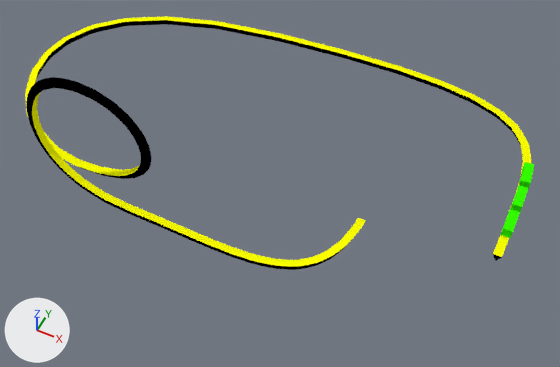
One commit to the Blender file 03-Scenes/rollercoaster3.6.blend: the scene before it, then after it.
One viewpoint serves both versions: a 50 mm lens placed at (15.6, -13.8, 24.8), pointed at (5.8, 5.8, 0.3). The axes (+X, +Y, +Z) are drawn at lower left. The lights are the same throughout.

Objects in the first picture: 'Cube', 'n1', 'n2', 'n3'.
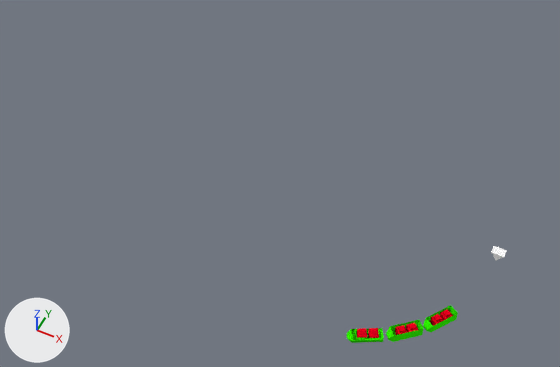
Location of each change, (x1, y1, x2, y2) in pixels of the pictures (560 x 367 px):
'Cube', recoloured, reshaped, modifiers changed (97% narrower, 94% shorter): before (25, 16, 531, 270); after (491, 246, 507, 261)
'n2', reshaped, recoloured, moved, turned: before (511, 185, 528, 212); after (386, 320, 424, 342)
'n3', reshaped, recoloured, moved, turned: before (519, 162, 535, 189); after (423, 305, 458, 332)
'Train=)+', added: after (347, 328, 384, 343)
'n1', hidden, added: before (501, 209, 520, 238)
part 1 of me_cube_004, built on: before (25, 16, 531, 267); after (491, 246, 507, 258)
part 2 of me_cube_002, added: after (368, 328, 379, 338)
part 3 of me_cube_002, added: after (357, 328, 367, 338)
part 4 of me_cube_002, built on: before (503, 162, 535, 232); after (347, 328, 384, 343)
part 5 of me_cube_002, shading changed: before (501, 181, 531, 238)

The change, as a diff of the scene's bpy script:
```diff
--- a/03-Scenes/rollercoaster3.6.blend.py
+++ b/03-Scenes/rollercoaster3.6.blend.py
@@ mat_material @@
 mat_material = diffuse_material('Material')
-mat_material.base_color = (0.0, 0.0, 0.0)  # black #000000
+mat_material.base_color = (1.0, 1.0, 1.0)  # white #ffffff
@@ mat_material_002 @@
 mat_material_002 = diffuse_material('Material.002')
-mat_material_002.base_color = (0.0344, 1.0, 0.0)  # green #34ff00
+mat_material_002.base_color = (0.8, 0.0, 0.0126)  # red #e7001d
@@ me_cube_004 @@
 # used by ob_cube; location = (0.0, 0.0, 0.0); scale = (0.183, 0.183, 0.183)
-me_cube_004.from_pydata(...)  # 6 vertices, 5 faces; spans x -1.0..1.0, y -1.0..1.0, z -1.0..1.0
+me_cube_004.from_pydata(...)  # 14 vertices, 13 faces; spans x -1.0..1.0, y -1.44..1.44, z -1.0..1.33
+# me_cube_004 part 1
+# 1 face is deleted
+# 8 vertices are added at x -1.0..1.0, y -1.44..1.44, z 1.0..1.33
+# 9 new faces join them
 me_cube_004.materials.append(mat_material)
-me_cube_004.materials.append(mat_material_001)  # yellow #fbff00
@@ me_cube_002 @@
 # used by ob_cube_000; location = (0.0, 0.0, 0.0); scale = (0.205, 0.561, 0.205)
-me_cube_002.from_pydata(...)  # 12 vertices, 6 faces; spans x -1.0..1.0, y -1.0..1.0, z -1.0..1.0
+me_cube_002.from_pydata(...)  # 82 vertices, 47 faces; spans x -1.0..3.88, y -1.32..1.0, z -1.03..1.03
+# me_cube_002 part 2: a new loose piece of 15 vertices spanning x -0.83..0.74, y 0.11..0.69, z -1.03..1.03, in mat_material_002 (red #e7001d)
+# me_cube_002 part 3: a new loose piece of 15 vertices spanning x -0.83..0.74, y -0.63..-0.05, z -1.03..1.03, in mat_material_002 (red #e7001d)
+# me_cube_002 part 4
+# 2 vertices are removed from x -1.0..1.0, y -1.0, z 1.0
+# 4 faces are deleted
+# 2 vertices move from x -1.0..1.0, y 1.0, z 1.0 to x -1.0..1.0, y 1.0, z 0.18
+# 26 vertices are added at x -0.86..0.86, y -1.32..0.85, z -1.03..0.54
+# 8 new vertices lie (0.0, 0.0, 0.49) away from vertices in x -0.61..0.61, y -1.26..0.58, z -0.65..0.54
+# 6 new vertices lie (0.0, 0.0, 1.57) away from vertices in x -0.83..0.74, y -0.63..0.69, z -1.03
+# 19 new faces join them, mat_material_003 (green #34ff00)
+# 8 new faces join them, mat_material_002 (red #e7001d)
+# me_cube_002 part 5: 2 kept faces spanning x -1.0..1.0, y -1.0..1.0, z -1.0..0.18 are now shaded smooth
 me_cube_002.materials.append(mat_material_002)
+me_cube_002.materials.append(mat_material_003)  # green #34ff00
@@ col_wagon @@
 col_wagon = bpy.data.collections.new('Wagon')
-col_wagon.objects.link(ob_cube_000)
+col_wagon.objects.link(ob_cube_001)
@@ col_train @@
+col_train = bpy.data.collections.new('Train=)+')
+col_train.objects.link(ob_cube_000)
@@ ob_n3 @@
 ob_n3 = bpy.data.objects.new('n3', None)
-ob_n3.location = (15.01, 10.7, 0.46)
-ob_n3.rotation_euler = (-0.0171, -0.00504, -3.033)  # degrees (-1, -0.3, -174)
+ob_n3.location = (14.05, 2.38, 0.42)
+ob_n3.rotation_euler = (0.0, -0.0318, -0.601)  # degrees (0, -1.8, -34)
 ob_n3.show_instancer_for_render = False
@@ ob_n2 @@
 ob_n2 = bpy.data.objects.new('n2', None)
-ob_n2.location = (15.08, 9.28, 0.44)
-ob_n2.rotation_euler = (-0.0115, 0.000896, -3.113)  # degrees (-0.7, 0.1, -178)
+ob_n2.location = (13.09, 1.34, 0.42)
+ob_n2.rotation_euler = (-0.000098, -0.0396, -0.854)  # degrees (0, -2.3, -49)
 ob_n2.show_instancer_for_render = False
@@ ob_n1 @@
 ob_n1 = bpy.data.objects.new('n1', None)
-ob_n1.location = (15.1, 7.87, 0.43)
-ob_n1.rotation_euler = (-0.00581, 0.00706, -3.133)  # degrees (-0.3, 0.4, -180)
+ob_n1.location = (11.94, 0.56, 0.42)
 ob_n1.show_instancer_for_render = False
@@ ob_n1 @@
 ob_n1.instance_collection = col_wagon
+ob_n1.hide_viewport = True
@@ ob_cube @@
 ob_cube.scale = (0.183, 0.183, 0.183)
-_m = ob_cube.modifiers.new('Array', 'ARRAY')
-_m.count = 389
-_m.constant_offset_displace = (0.0, 0.0, 0.0)
 _m = ob_cube.modifiers.new('Curve', 'CURVE')
@@ ob_cube_001 @@
+ob_cube_001 = bpy.data.objects.new('Cube.001', me_cube_001)  # 76 vertices, 40 faces; spans x -1.0..3.88, y -1.26..1.0, z -1.03..1.03; in mat_material_005 (green #34ff00), mat_material_004 (red #e7001d)
+ob_cube_001.location = (0.0, 0.0, 0.0)
+ob_cube_001.scale = (0.205, 0.561, 0.205)
@@ ob_train @@
+ob_train = bpy.data.objects.new('Train=)+', None)
+ob_train.location = (11.89, 0.58, 0.42)
+ob_train.rotation_euler = (-0.000122, -0.0478, -1.073)  # degrees (0, -2.7, -61)
+ob_train.instance_type = 'COLLECTION'
+ob_train.instance_collection = col_train
```
